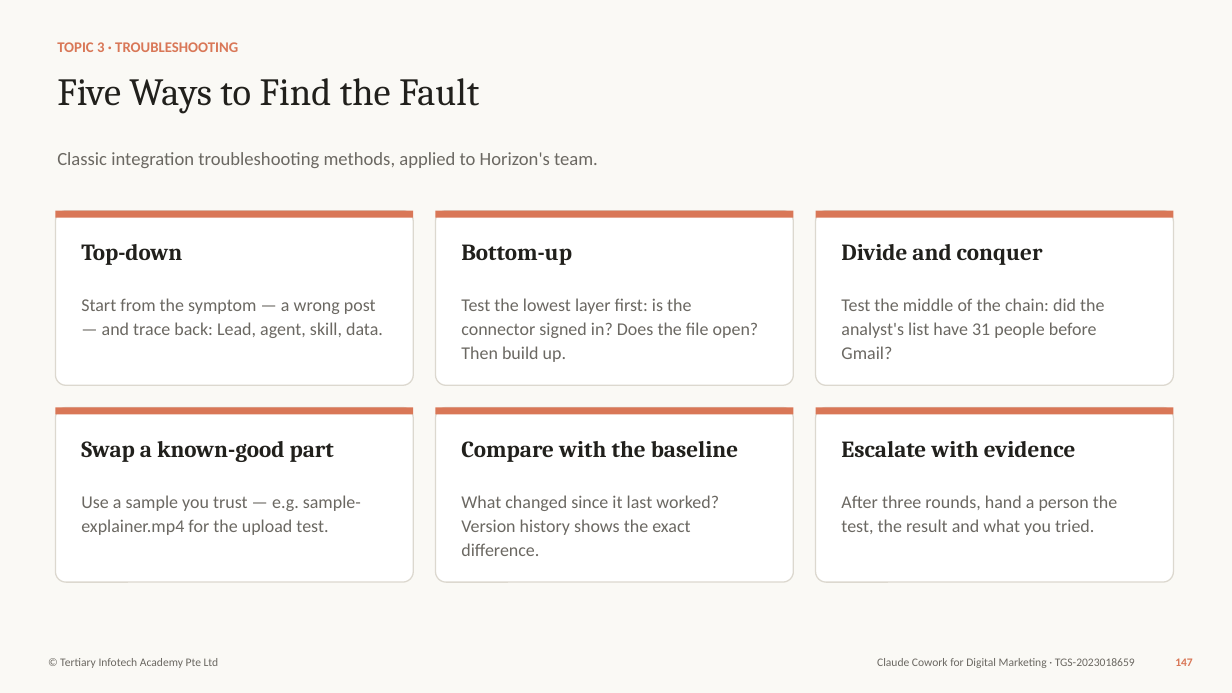
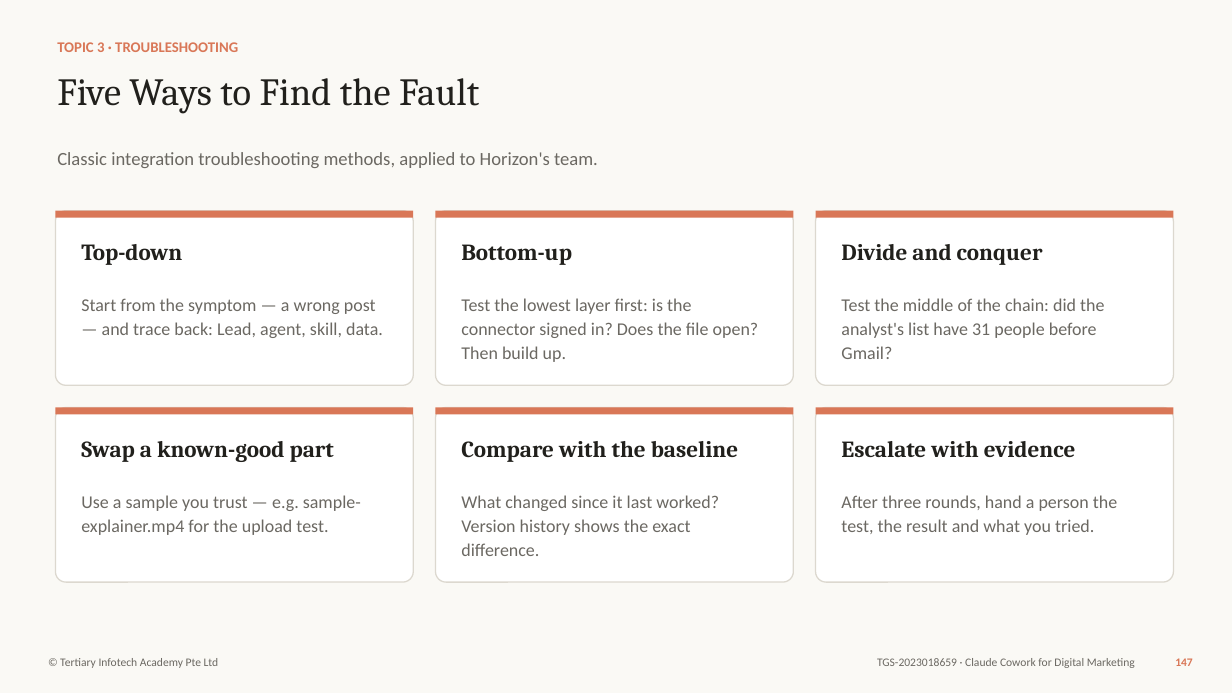
Before and after one commit to tertiarycourses/TGS-2023018659-Claude-Cowork-for-Digital-Marketing, a slide deck: slide 147 of courseware/Claude Cowork for Digital Marketing-v10.0.pptx. Drawn at 1232x693 pixels with LibreOffice and Linux fonts; fonts in the diff are those of the drawing. Boxes give left, top, right and bottom in pixels: in the first picture for what was removed or moved away, otherwise in the second. Text is boxed around its words. In the diff, an @@ line names an element or a change of style, - is before the commit and + after.

```diff
--- a/courseware/Claude Cowork for Digital Marketing-v10.0.pptx
+++ b/courseware/Claude Cowork for Digital Marketing-v10.0.pptx
@@ text at [877, 658, 1135, 668]: text changed @@
-Claude Cowork for Digital Marketing · TGS-2023018659
+TGS-2023018659 · Claude Cowork for Digital Marketing
```
Also in this commit, not shown: 183 other slides changed, 5 other files.
